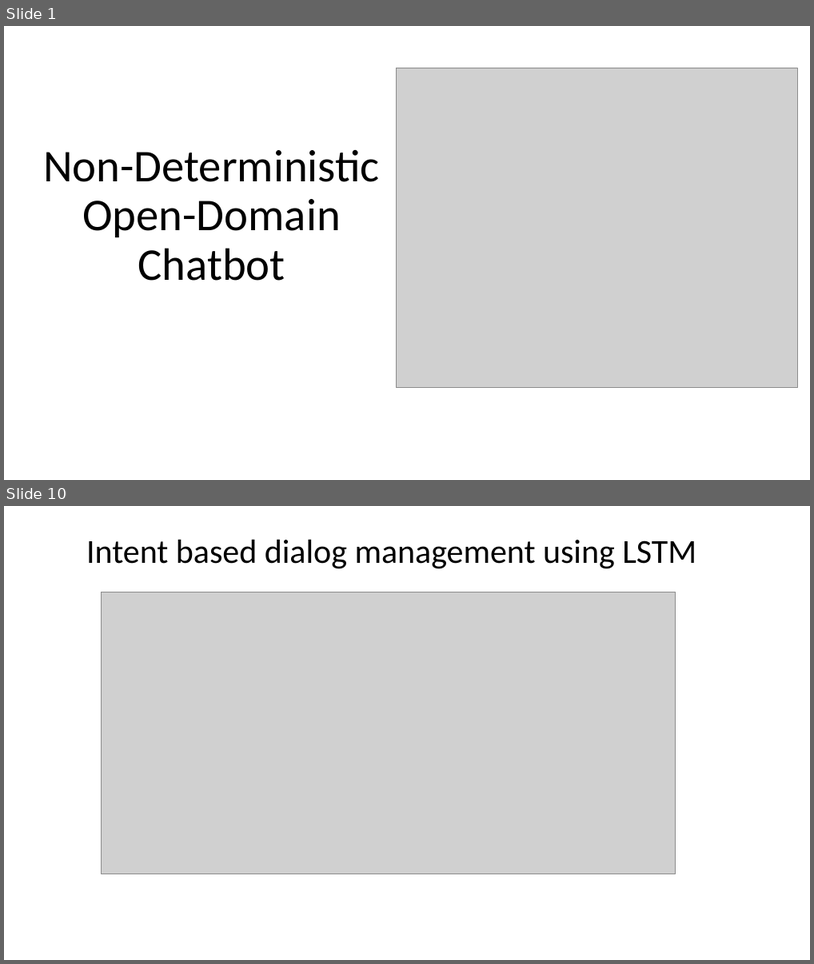
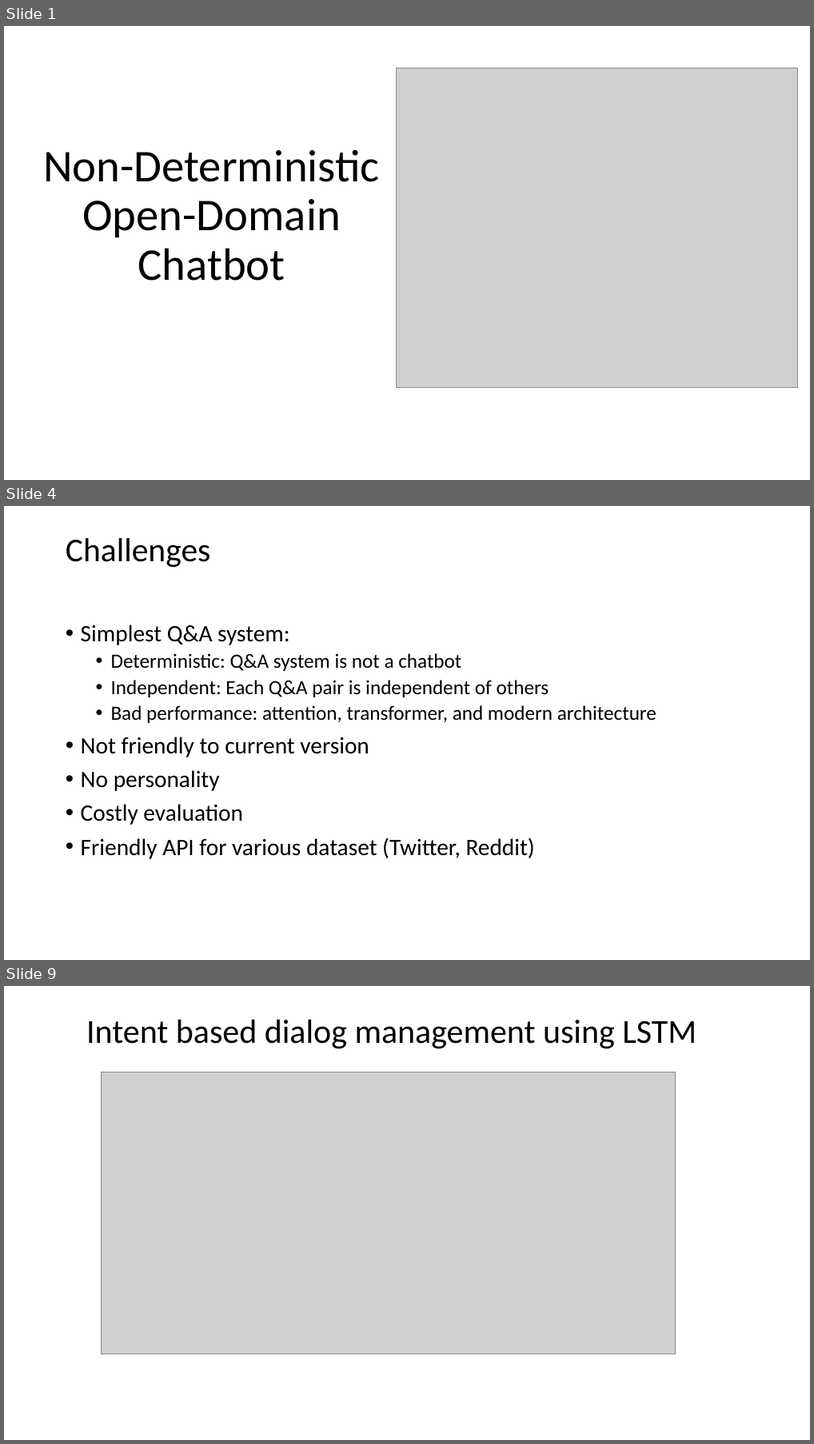
Before and after one commit to GPUPhobia/PaperReview, a slide deck: Proposal.pptx. Shown one above the other, each under a label of ours: slides 1 and 10 before the commit, slides 1, 4 and 9 after it; the slides between them are not shown. The pictures are 814x964 and 814x1444 pixels, drawn with LibreOffice and Linux fonts; fonts in the diff are those of the drawing; grey boxes stand for pictures. Boxes give left, top, right and bottom in pixels: in the first picture for what was removed or moved away, otherwise in the second. Text is boxed around its words. In the diff, an @@ line names an element or a change of style, - is before the commit and + after.

```diff
--- a/Proposal.pptx
+++ b/Proposal.pptx
@@ slide 4 added at <box>4,506,810,960</box>, background #FFFFFF @@
@@ title added at <box>66,538,211,567</box>, 39.6 pt, text #000000 @@
+Challenges
@@ text added at <box>81,624,657,859</box>, 24 pt, text #000000 @@
+• Simplest Q&A system:
+  • Deterministic: Q&A system is not a chatbot
+  • Independent: Each Q&A pair is independent of others
+  • Bad performance: attention, transformer, and modern architecture
+• Not friendly to current version
+• No personality
+• Costly evaluation
+• Friendly API for various dataset (Twitter, Reddit)
@@ what was slide 10 is now slide 9 @@
```
Also in this commit, not shown: 2 slides changed, 6 other slides added, 6 slides removed.
